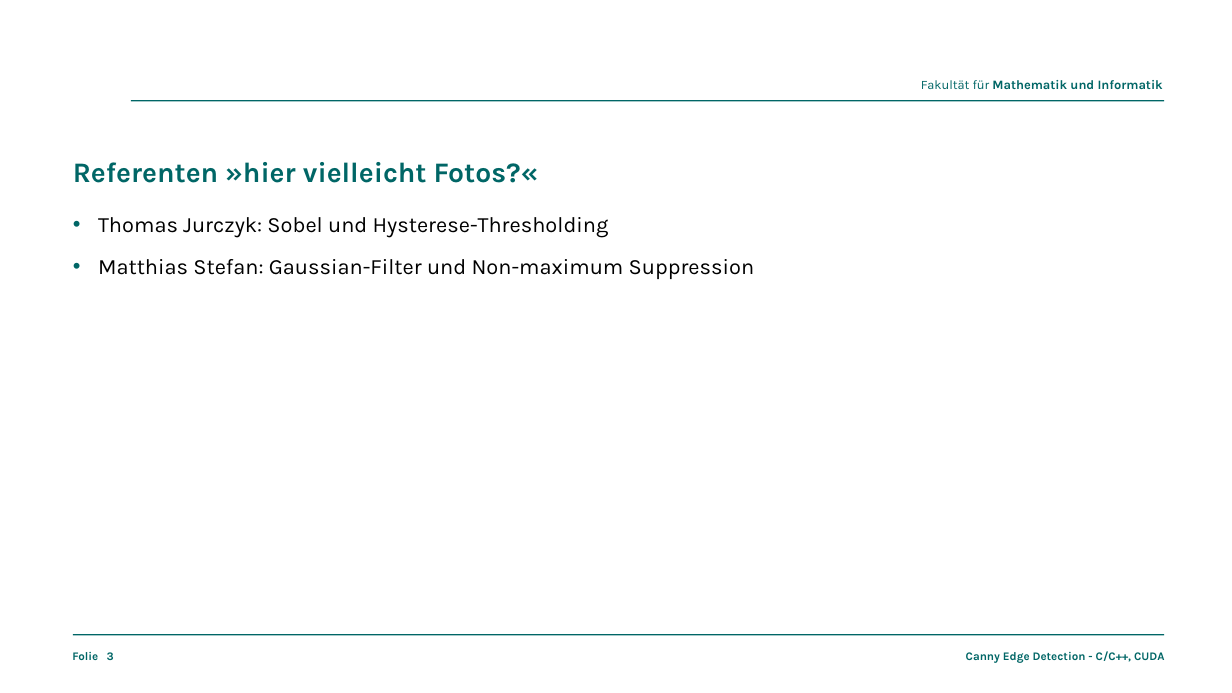
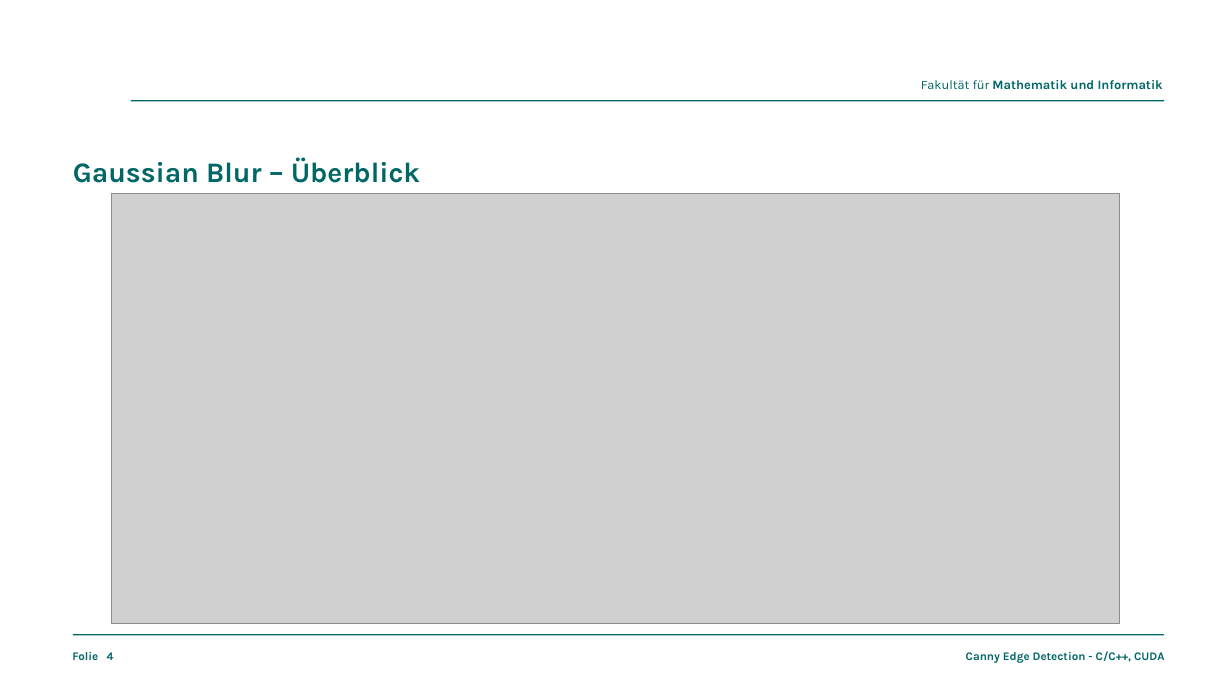
Before and after one commit to thomjur/fapra26-canny-edge-detection, a slide deck: slide 4 of presentation/canny-edge-detection.odp (slide 3 before the commit). Drawn at 1232x693 pixels with LibreOffice and Linux fonts; fonts in the diff are those of the drawing; grey boxes stand for pictures; background and template pictures are left out. Boxes give left, top, right and bottom in pixels: in the first picture for what was removed or moved away, otherwise in the second. Text is boxed around its words. In the diff, an @@ line names an element or a change of style, - is before the commit and + after.

Commit message:
presentation: gaussian filter overview, naive code, result

```diff
--- a/presentation/canny-edge-detection.odp
+++ b/presentation/canny-edge-detection.odp
@@ title at (73,157,420,183): text changed @@
-Referenten »hier vielleicht Fotos?«
+Gaussian Blur – Überblick
@@ picture added at (112,194,1120,624) @@
@@ text removed at (98,217,755,279) @@
-• Thomas Jurczyk: Sobel und Hysterese-Thresholding
-• Matthias Stefan: Gaussian-Filter und Non-maximum Suppression
@@ page number at (107,652,114,660): text changed @@
-3
+4
```
Also in this commit, not shown: 3 other slides changed, 3 slides added, 9 other files.
